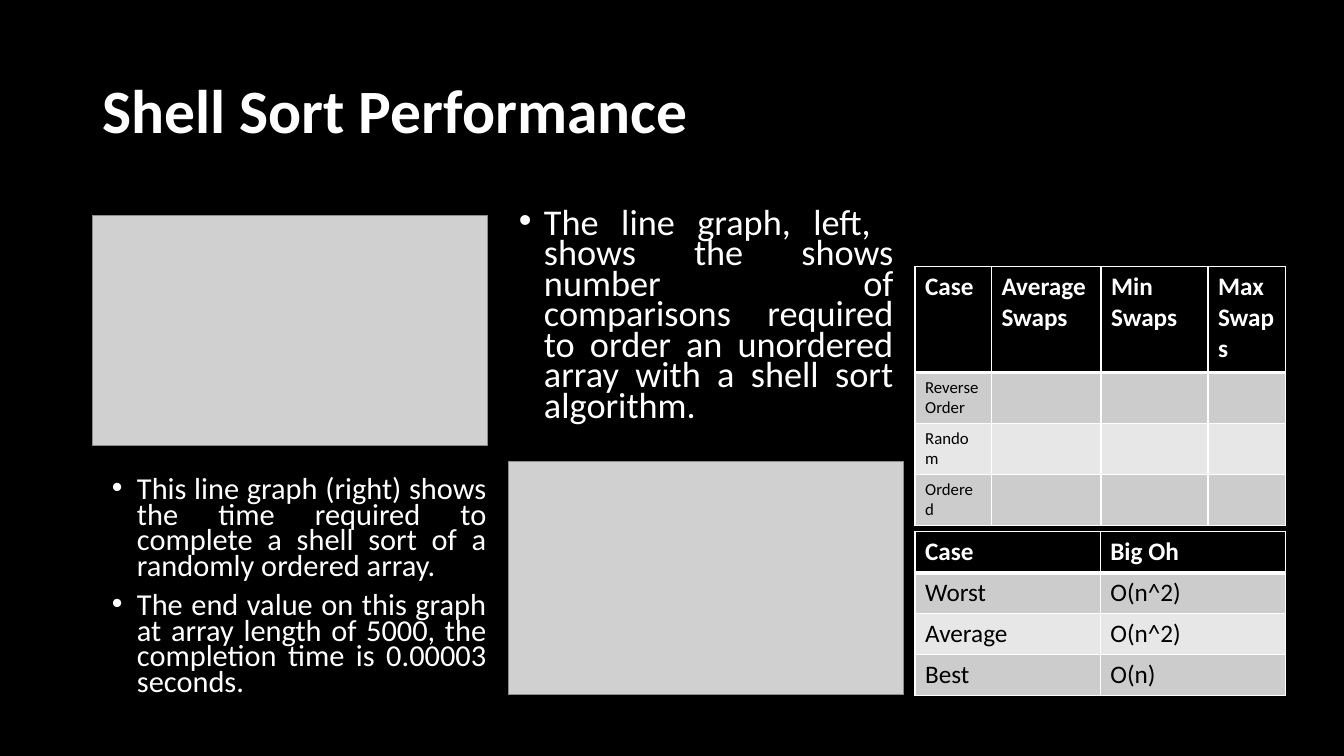
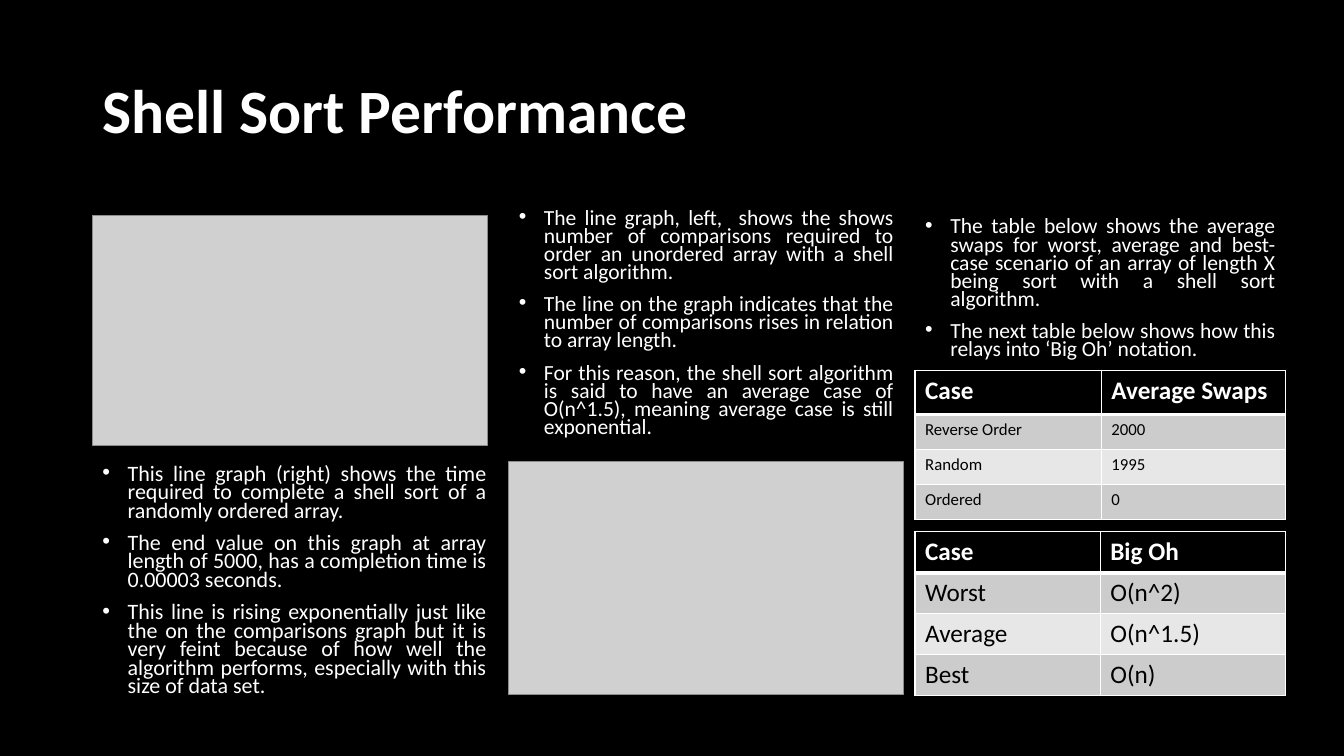
Before and after one commit to Maximilian72/ALGO_CW1, a slide deck: slide 7 of CW1/B00759381_CW1.pptx. Drawn at 1344x756 pixels with LibreOffice and Linux fonts; fonts in the diff are those of the drawing; grey boxes stand for pictures. Boxes give left, top, right and bottom in pixels: in the first picture for what was removed or moved away, otherwise in the second. Text is boxed around its words. In the diff, an @@ line names an element or a change of style, - is before the commit and + after.

```diff
--- a/CW1/B00759381_CW1.pptx
+++ b/CW1/B00759381_CW1.pptx
@@ text at bbox=[544, 210, 894, 283]: size 25.9 to 15.4 pt in "The line graph, left, shows the shows ..." @@
@@ text added at bbox=[950, 218, 1275, 360], 15.4 pt, text #FFFFFF @@
+• The table below shows the average swaps for worst, average and best-case scenario of an array of length X being sort with a shell sort algorithm.
+• The next table below shows how this relays into ‘Big Oh’ notation.
@@ text at bbox=[544, 296, 894, 438]: paragraphs added @@
+• The line on the graph indicates that the number of comparisons rises in relation to array length.
+• For this reason, the shell sort algorithm is said to have an average case of O(n^1.5), meaning average case is still exponential.
@@ table at bbox=[915, 371, 1287, 520] @@
-column 2: Average Swaps |  |  | 
-column 3: Min Swaps |  |  | 
-column 4: Max Swaps |  |  | 
+column 2: Average Swaps | 2000 | 1995 | 0
@@ table: place and size @@
-table at bbox=[915, 267, 1287, 524]
+table at bbox=[915, 371, 1287, 520]
@@ text "This line graph (right) shows ...": place and size @@
-text "This line graph (right) shows ..." at bbox=[137, 477, 487, 693]
+text "This line graph (right) shows ..." at bbox=[128, 465, 487, 693]
@@ text at bbox=[128, 465, 487, 522]: size 21.7 to 15.7 pt in "This line graph (right) shows the time ..." @@
@@ text at bbox=[128, 534, 487, 693]: text changed; size 21.7 to 15.7 pt @@
-• The end value on this graph at array length of 5000, the completion time is 0.00003 seconds.
+• The end value on this graph at array length of 5000, has a completion time is 0.00003 seconds.
+• This line is rising exponentially just like the on the comparisons graph but it is very feint because of how well the algorithm performs, especially with this size of data set.
@@ table at bbox=[915, 532, 1287, 696] @@
-row 3, column 2: O(n^2)
+row 3, column 2: O(n^1.5)
```
Also in this commit, not shown: 4 other slides changed, 2 slides added, 3 slides removed, 18 other files.
